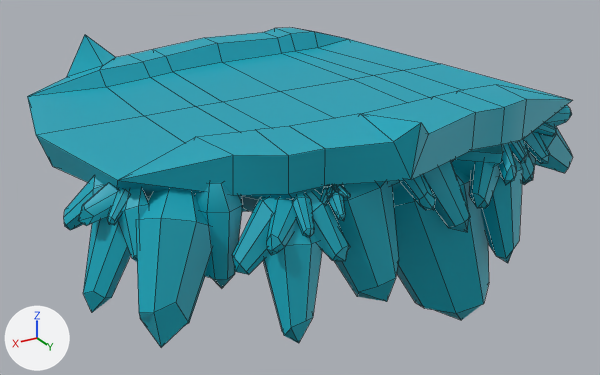
Two versions of the FBX model New Unity Project/Assets/3D Assets/Floating_Platfrom_Sml_2.fbx, one commit apart.
The view is the same before and after, from a camera (50 mm lens) standing at (0.01361, 0.02404, 0.00825) and looking at (-0.00025, 0.00094, -0.0033). The lights are fixed; the arrows at lower left show +X, +Y and +Z. Mesh edges are drawn as thin lines. Where no turn or scale is listed for an object, it has been applied to the vertices.

The older version as bpy lines, for what is in view:
```python
me_mesh = bpy.data.meshes.new('Mesh')
me_mesh.from_pydata(...)  # 929 vertices, 868 faces; spans x -0.0091..0.0085, y -0.0061..0.0076, z -0.0074..0.0015
me_mesh.materials.append(mat_phonge1)  # cyan #00a7bc
ob_sml_platform_2_combined = bpy.data.objects.new('Sml_platform_2_Combined', me_mesh)
ob_sml_platform_2_combined.location = (0.0, 0.0, 0.0)
```
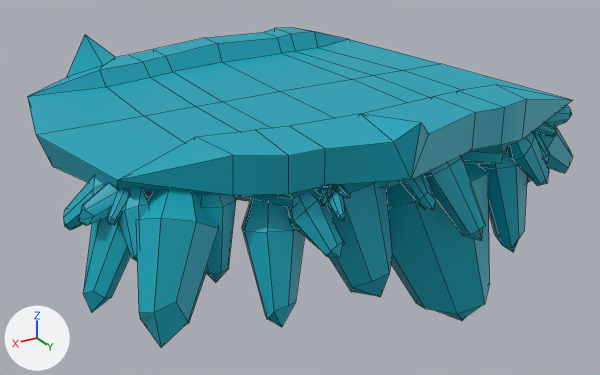
The newer file is also turned or shifted as a whole; pictures and numbers use the older file's frame.

What differs and where, as boxes (x1, y1, x2, y2) in the pictures (600 x 375 px; the box of a moved part takes in the faces that stretch with it):
part 1 of me_mesh, moved or reshaped
    before: (424, 161, 471, 232)
    after: (424, 156, 486, 240)
part 2 of me_mesh, moved or reshaped (not visible afterwards)
    before: (469, 160, 500, 208)
part 3 of me_mesh, moved or reshaped (not visible afterwards)
    before: (520, 140, 534, 182)
part 4 of me_mesh, moved or reshaped (not visible afterwards)
    before: (499, 144, 517, 185)
part 5 of me_mesh, moved or reshaped
    before: (481, 155, 523, 263)
    after: (479, 150, 527, 252)
part 6 of me_mesh, moved or reshaped
    before: (316, 181, 399, 302)
    after: (315, 182, 392, 297)
part 7 of me_mesh, moved or reshaped (not visible afterwards)
    before: (306, 190, 350, 261)
part 8 of me_mesh, moved or reshaped (not visible afterwards)
    before: (267, 198, 297, 255)
part 9 of me_mesh, moved or reshaped
    before: (263, 222, 322, 343)
    after: (242, 199, 304, 327)
part 10 of me_mesh, moved or reshaped
    before: (195, 183, 243, 288)
    after: (198, 195, 236, 282)
part 11 of me_mesh, moved or reshaped
    before: (146, 141, 527, 275)
    after: (146, 132, 549, 258)

Edits to the bpy script that builds the scene:
```text
Change me_mesh:
    used by ob_sml_platform_2_combined; location = (0.0, 0.0, 0.0)
    remove me_mesh.from_pydata(...)  # 929 vertices, 868 faces; spans x -0.0091..0.0085, y -0.0061..0.0076, z -0.0074..0.0015
    add me_mesh.from_pydata(...)  # 917 vertices, 868 faces; spans x -0.0091..0.0085, y -0.0061..0.0077, z -0.0074..0.0015
    me_mesh part 1: the loose piece of 26 vertices spanning x -0.0029..-0.0013, y 0.0049..0.007, z -0.0032..-0.0002 is moved by (0.0, 0.0007, 0.0)
    me_mesh part 2: the loose piece of 26 vertices spanning x -0.0048..-0.0029, y 0.0055..0.0071, z -0.0025..-0.0002 is moved by (0.0, -0.0055, 0.0)
    me_mesh part 3: the loose piece of 26 vertices spanning x -0.0065..-0.0047, y 0.0051..0.0062, z -0.0026..-0.0003 is multiplied about its middle by the matrix ((0.467, -0.253, -0.218), (0.043, 0.417, -0.392), (0.331, 0.302, 0.358)), then moved by (0.0005, -0.0051, 0.0005)
    me_mesh part 4: the loose piece of 26 vertices spanning x -0.005..-0.004, y 0.0055..0.0072, z -0.0019..-0.0002 is moved by (0.0, -0.0055, 0.0)
    me_mesh part 5: the loose piece of 26 vertices spanning x -0.0056..-0.0036, y 0.005..0.0071, z -0.0049..-0.0004 is moved by (-0.0007, -0.0005, 0.0)
    me_mesh part 6: the loose piece of 26 vertices spanning x -0.0006..0.0022, y 0.0039..0.007, z -0.0049..0.0001 is moved by (0.0, -0.0003, 0.0)
    me_mesh part 7: the loose piece of 26 vertices spanning x 0.0017..0.0031, y 0.0059..0.0072, z -0.0028..-0.0008 is multiplied about its middle by the matrix ((0.36, -0.189, -0.406), (0.047, 0.533, -0.207), (0.445, 0.096, 0.35)), then moved by (0.0006, -0.0055, 0.0005)
    me_mesh part 8: the loose piece of 26 vertices spanning x 0.0029..0.0043, y 0.0059..0.0071, z -0.0021..-0.0007 is moved by (0.0, -0.0055, 0.0)
    me_mesh part 9: the loose piece of 26 vertices spanning x 0.0023..0.0042, y 0.0055..0.0074, z -0.0049..-0.0009 is moved by (0.0, -0.0009, 0.0)
    me_mesh part 10: the loose piece of 26 vertices spanning x 0.0042..0.0057, y 0.0044..0.0059, z -0.0036..0.0 is moved by (0.0, -0.0004, 0.0)
    me_mesh part 11
    96 vertices are removed from x -0.0062..0.0056, y -0.0044..0.0071, z -0.0028..-0.0003
    177 faces are deleted
    17 vertices move within x 0.0018..0.0031, y 0.0059..0.0066, z -0.0011..-0.0008
    58 vertices are added at x -0.0067..0.0052, y 0.0002..0.0069, z -0.0033..-0.0003
    153 new faces join them
```
